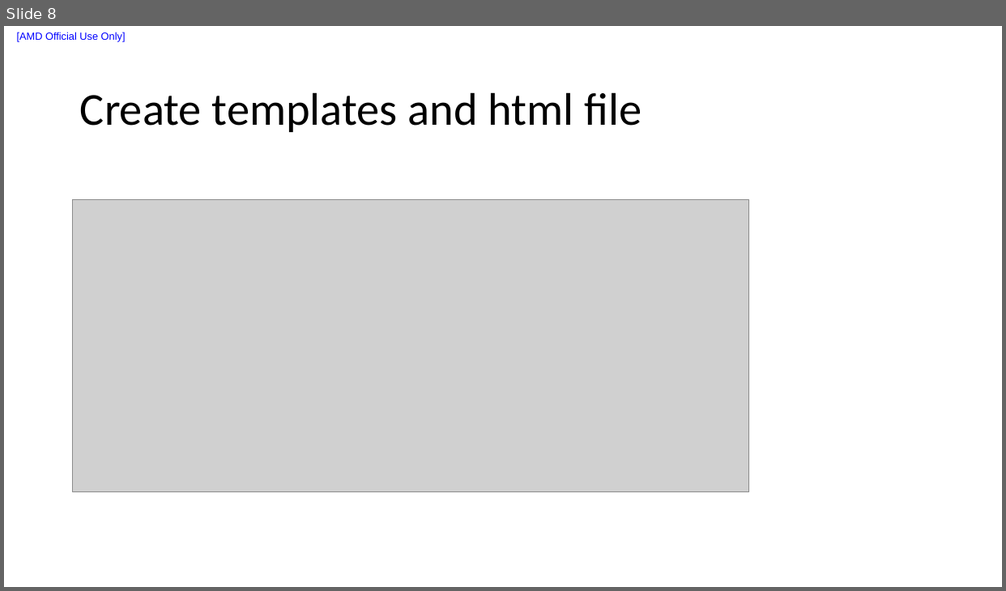
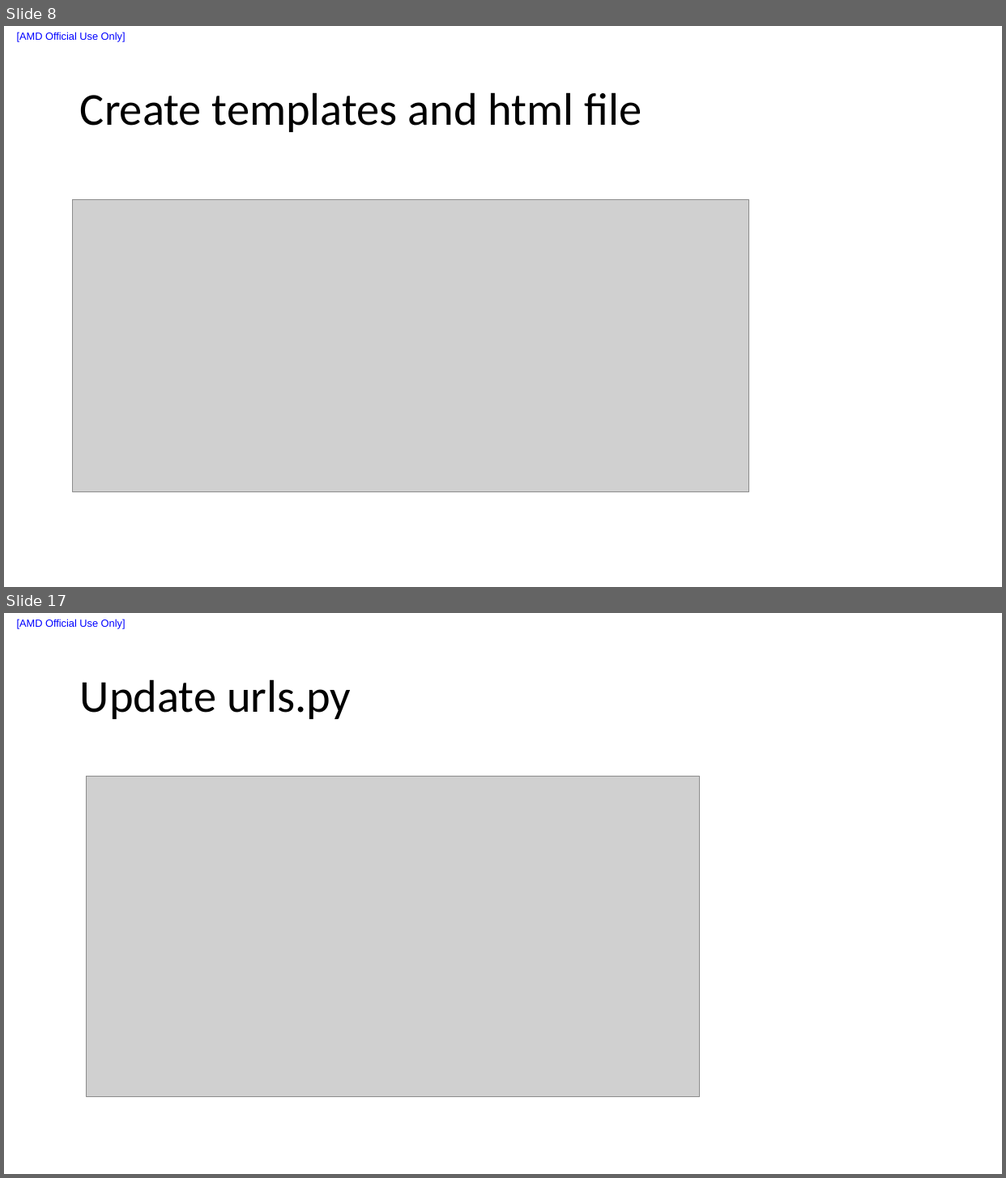
Before and after one commit to liuxu-github-ui/Django, a slide deck: Create new app.pptx. Shown one above the other, each under a label of ours: slide 8 before the commit, slides 8 and 17 after it; the slides between them are not shown. The pictures are 1006x591 and 1006x1178 pixels, drawn with LibreOffice and Linux fonts; fonts in the diff are those of the drawing; grey boxes stand for pictures. Boxes give left, top, right and bottom in pixels: in the first picture for what was removed or moved away, otherwise in the second. Text is boxed around its words. In the diff, an @@ line names an element or a change of style, - is before the commit and + after.

```diff
--- a/Create new app.pptx
+++ b/Create new app.pptx
@@ slide 17 added at [4,613,1002,1174], background #FFFFFF; not listed: 1 template element that a slide beside it also shows @@
@@ title added at [80,679,351,719], 44 pt, text #000000 @@
+Update urls.py
@@ picture added at [87,776,700,1097] @@
```
Also in this commit, not shown: 1 slide changed, 9 other slides added, 8 other files.
